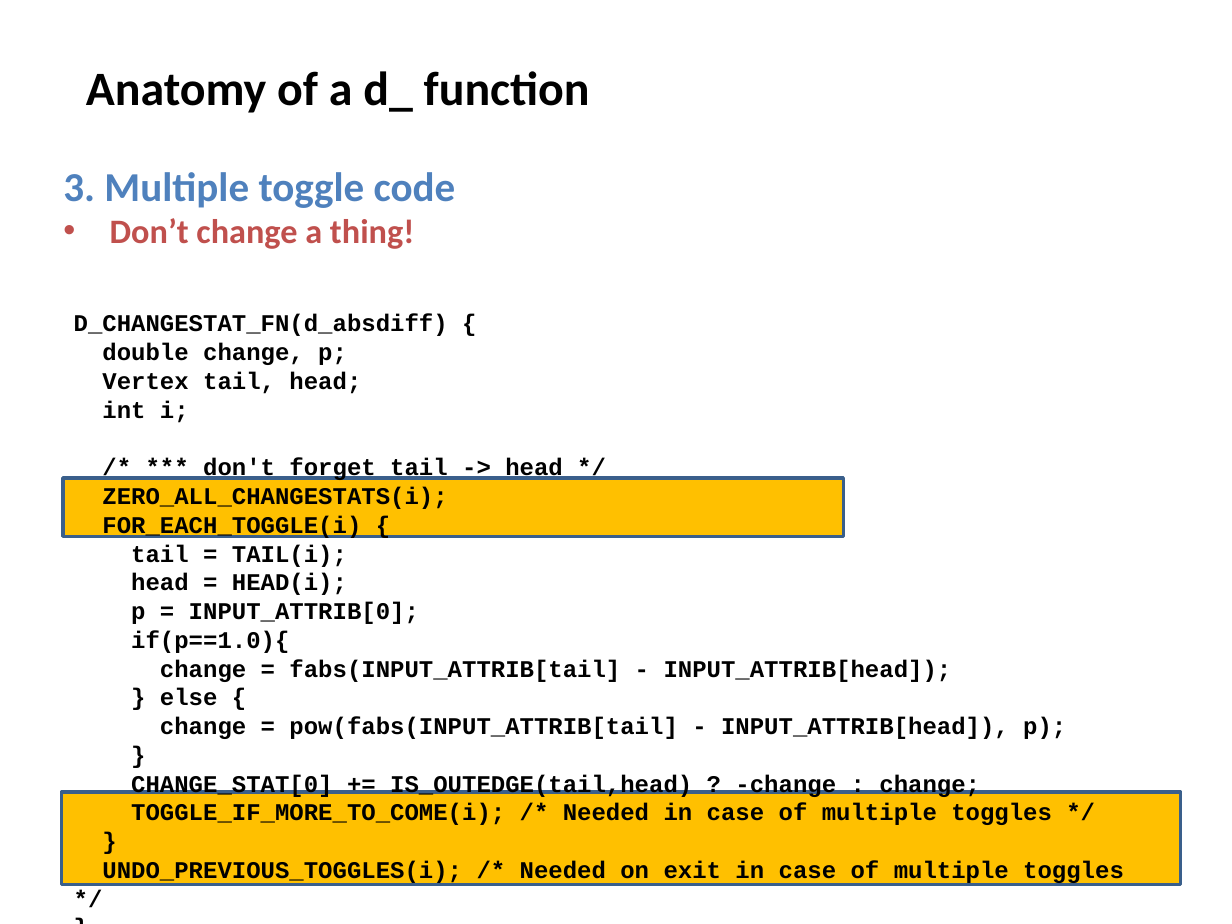
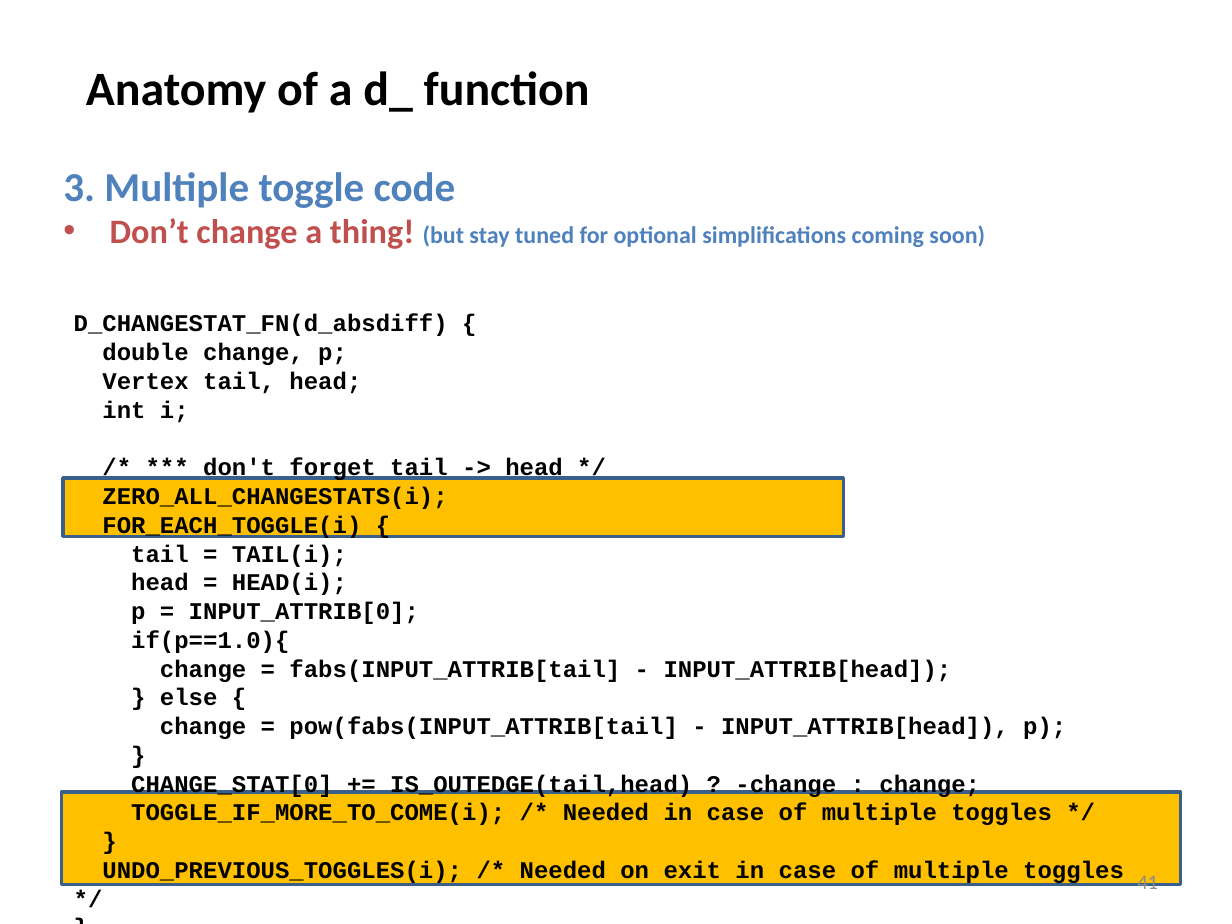
Before and after one commit to statnet/Workshops----OBSOLETE, a slide deck: slide 41 of ergm.userterms/EUT tutorial slides.pptx (slide 40 before the commit). Drawn at 1232x924 pixels with LibreOffice and Linux fonts; fonts in the diff are those of the drawing. Boxes give left, top, right and bottom in pixels: in the first picture for what was removed or moved away, otherwise in the second. Text is boxed around its words. In the diff, an @@ line names an element or a change of style, - is before the commit and + after.

```diff
--- a/ergm.userterms/EUT tutorial slides.pptx
+++ b/ergm.userterms/EUT tutorial slides.pptx
@@ text at box(110, 218, 985, 249): text changed; size 20 to 14 pt; text colour #C0504D to #4F81BD @@
-• Don’t change a thing!
+• Don’t change a thing! (but stay tuned for optional simplifications coming soon)
@@ page number added at box(1137, 872, 1158, 895), 12 pt, text #8C8C8C @@
+41
```
Also in this commit, not shown: 48 other slides changed, 4 slides added, 1 slide removed.
